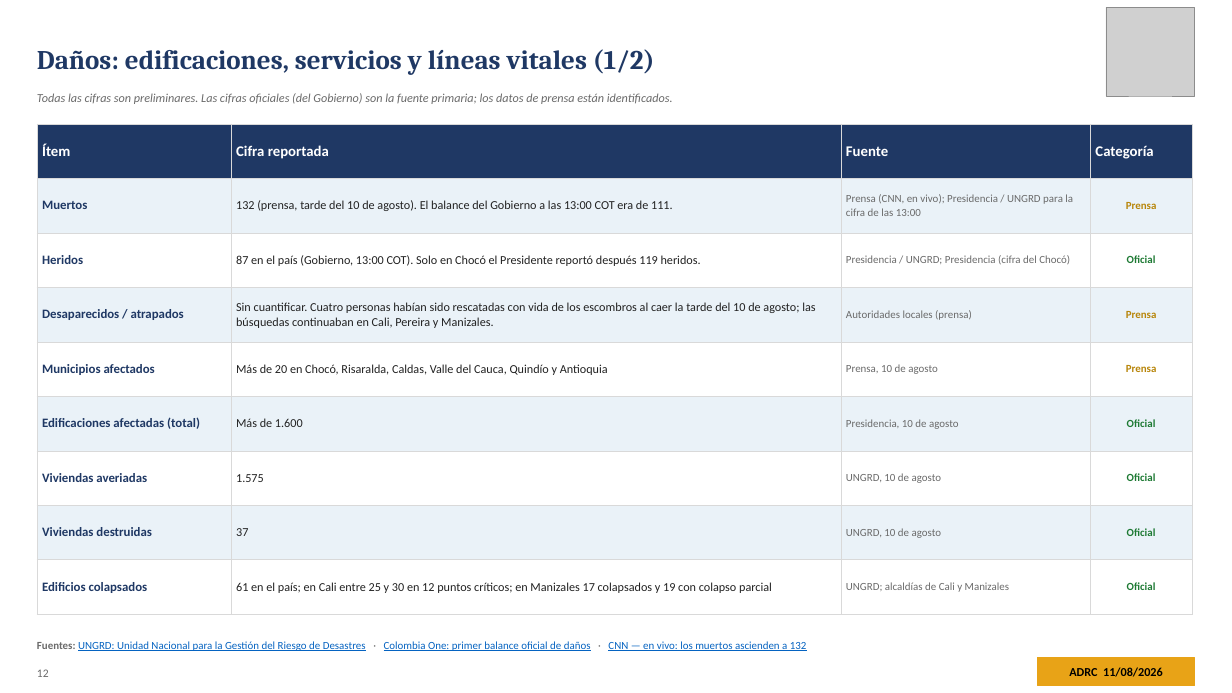
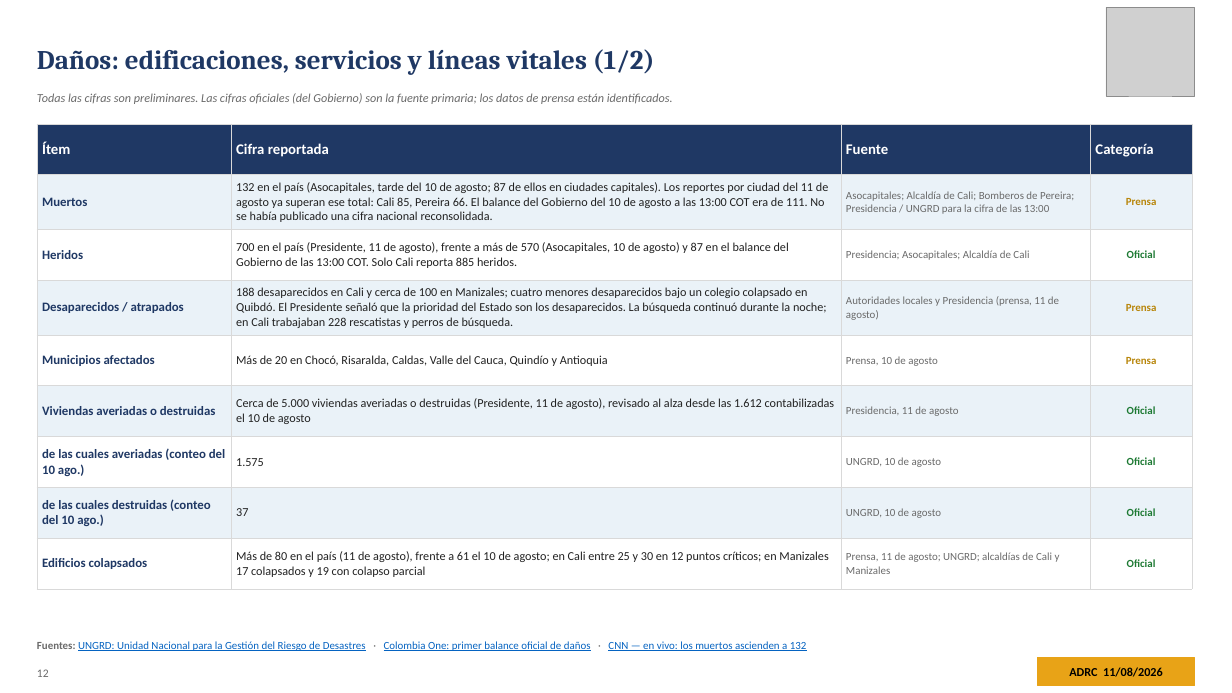
Before and after one commit to kochobi-max/whatsmap, a slide deck: slide 12 of reports/colombia_eq_20260810/output/ADRC_EQ_COL_Choco_20260810_ES.pptx. Drawn at 1232x693 pixels with LibreOffice and Linux fonts; fonts in the diff are those of the drawing; grey boxes stand for pictures. Boxes give left, top, right and bottom in pixels: in the first picture for what was removed or moved away, otherwise in the second. Text is boxed around its words. In the diff, an @@ line names an element or a change of style, - is before the commit and + after.

```diff
--- a/reports/colombia_eq_20260810/output/ADRC_EQ_COL_Choco_20260810_ES.pptx
+++ b/reports/colombia_eq_20260810/output/ADRC_EQ_COL_Choco_20260810_ES.pptx
@@ table at (37,124,1192,581) @@
-row 2, column 2: 132 (prensa, tarde del 10 de agosto). El balance del Gobierno a las 13:00 COT era de 111.
+row 2, column 2: 132 en el país (Asocapitales, tarde del 10 de agosto; 87 de ellos en ciudades capitales). Los reportes por ciudad del 11 de agosto ya superan ese total: Cali 85, Pereira 66. El balance del Gobierno del 10 de agosto a las 13:00 COT era de 111. No se había publicado una cifra nacional reconsolidada.
-row 2, column 3: Prensa (CNN, en vivo); Presidencia / UNGRD para la cifra de las 13:00
+row 2, column 3: Asocapitales; Alcaldía de Cali; Bomberos de Pereira; Presidencia / UNGRD para la cifra de las 13:00
-row 3, column 2: 87 en el país (Gobierno, 13:00 COT). Solo en Chocó el Presidente reportó después 119 heridos.
+row 3, column 2: 700 en el país (Presidente, 11 de agosto), frente a más de 570 (Asocapitales, 10 de agosto) y 87 en el balance del Gobierno de las 13:00 COT. Solo Cali reporta 885 heridos.
-row 3, column 3: Presidencia / UNGRD; Presidencia (cifra del Chocó)
+row 3, column 3: Presidencia; Asocapitales; Alcaldía de Cali
-row 4, column 2: Sin cuantificar. Cuatro personas habían sido rescatadas con vida de los escombros al caer la tarde del 10 de agosto; las búsquedas continuaban en Cali, Pereira y Manizales.
+row 4, column 2: 188 desaparecidos en Cali y cerca de 100 en Manizales; cuatro menores desaparecidos bajo un colegio colapsado en Quibdó. El Presidente señaló que la prioridad del Estado son los desaparecidos. La búsqueda continuó durante la noche; en Cali trabajaban 228 rescatistas y perros de búsqueda.
-row 4, column 3: Autoridades locales (prensa)
+row 4, column 3: Autoridades locales y Presidencia (prensa, 11 de agosto)
-row 6: Edificaciones afectadas (total) | Más de 1.600 | Presidencia, 10 de agosto | Oficial
+row 6: Viviendas averiadas o destruidas | Cerca de 5.000 viviendas averiadas o destruidas (Presidente, 11 de agosto), revisado al alza desde las 1.612 contabilizadas el 10 de agosto | Presidencia, 11 de agosto | Oficial
-row 7, column 1: Viviendas averiadas
+row 7, column 1: de las cuales averiadas (conteo del 10 ago.)
-row 8, column 1: Viviendas destruidas
+row 8, column 1: de las cuales destruidas (conteo del 10 ago.)
-row 9, column 2: 61 en el país; en Cali entre 25 y 30 en 12 puntos críticos; en Manizales 17 colapsados y 19 con colapso parcial
+row 9, column 2: Más de 80 en el país (11 de agosto), frente a 61 el 10 de agosto; en Cali entre 25 y 30 en 12 puntos críticos; en Manizales 17 colapsados y 19 con colapso parcial
-row 9, column 3: UNGRD; alcaldías de Cali y Manizales
+row 9, column 3: Prensa, 11 de agosto; UNGRD; alcaldías de Cali y Manizales
```
Also in this commit, not shown: 9 other slides changed, 7 other files.
